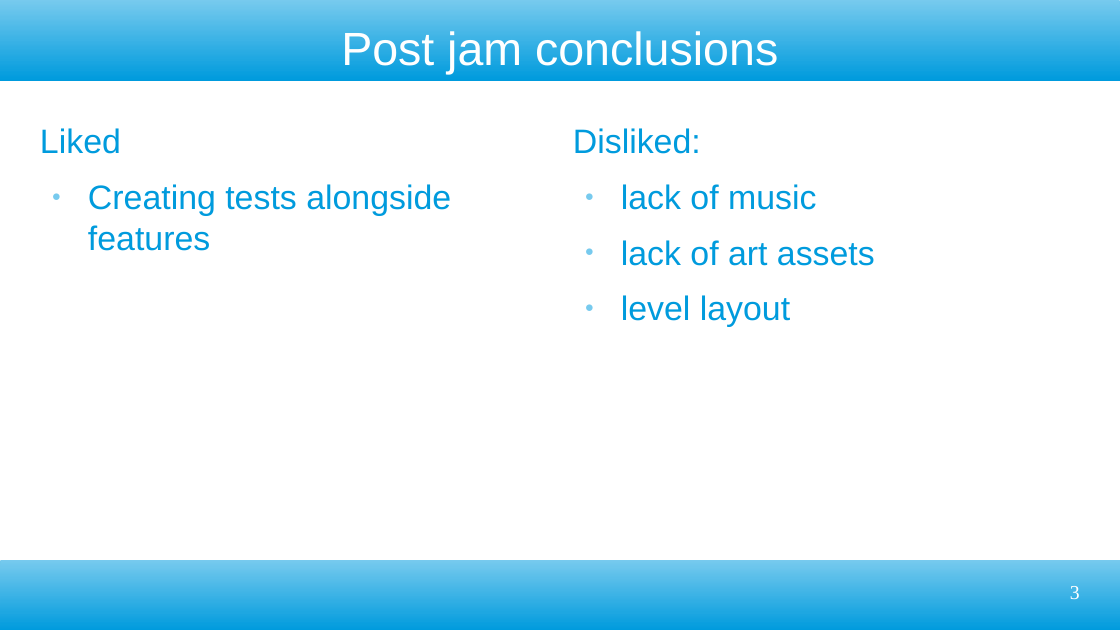
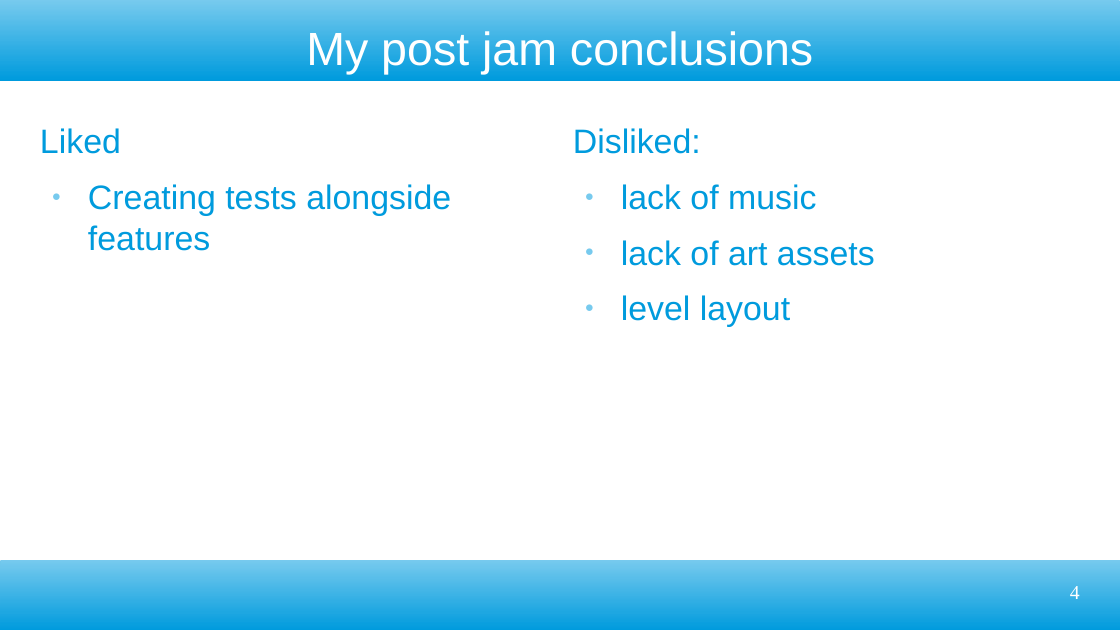
Before and after one commit to ktosox/GWJ68, a slide deck: slide 4 of PostJamFeedback.odp (slide 3 before the commit). Drawn at 1120x630 pixels with LibreOffice and Linux fonts; fonts in the diff are those of the drawing. Boxes give left, top, right and bottom in pixels: in the first picture for what was removed or moved away, otherwise in the second. Text is boxed around its words. In the diff, an @@ line names an element or a change of style, - is before the commit and + after.

```diff
--- a/PostJamFeedback.odp
+++ b/PostJamFeedback.odp
@@ title at (x1=306, y1=31, x2=813, y2=74): text changed @@
-Post jam conclusions
+My post jam conclusions
@@ page number at (x1=1070, y1=586, x2=1080, y2=599): text changed @@
-3
+4
```
Also in this commit, not shown: 1 slide added, 10 other files.
